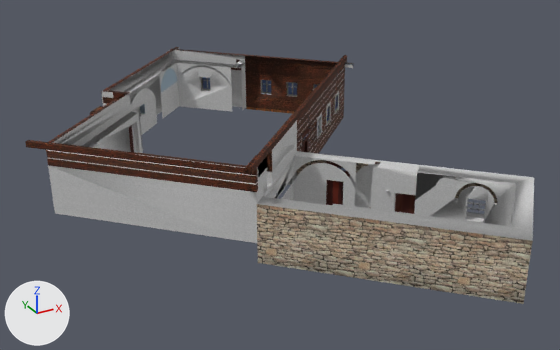
A saved change to the COLLADA model dae/steny_obvodove.dae.
One viewpoint serves both versions: a 50 mm camera at (-17.3, -29.4, 17.2) aimed at (-0.4, 1.2, 1.9). The lights are fixed; the arrows at lower left show +X, +Y and +Z. Where no turn or scale is listed for an object, it has been applied to the vertices. Vertices at the same position are counted once.

Objects in the first picture: 'SketchUp'.
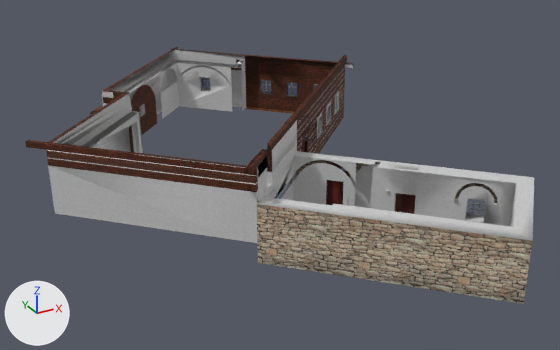
ob_group_0 is not drawn itself; it is the parent of ob_group_1, ob_group_2.
ob_group_3 is not drawn itself; it is the parent of ob_group_4, ob_group_5.
ob_group_15 is not drawn itself; it is the parent of ob_group_16, ob_group_17.

Where the change shows, as pixel boxes (x1, y1, x2, y2) in the pictures (560 x 350 px):
'group_17', moved: before (288, 83, 297, 96); after (287, 83, 297, 96)
'group_16', moved: before (287, 82, 297, 97); after (286, 82, 297, 97)
'group_5', moved: (261, 80, 271, 94) in both
'group_1', moved: before (327, 105, 330, 123); after (327, 105, 331, 124)
part 1 of me_sketchup, cut back: before (58, 57, 177, 136); after (131, 61, 172, 111)
part 2 of me_sketchup, cut back: before (414, 172, 516, 226); after (347, 195, 511, 225)

The change, as a diff of the scene's bpy script:
```diff
--- a/dae/steny_obvodove.dae.py
+++ b/dae/steny_obvodove.dae.py
@@ me_sketchup @@
 # used by ob_sketchup; location = (0.0, 0.0, 0.0)
-me_sketchup.from_pydata(...)  # 3201 vertices, 6023 faces; spans x -11.7..8.3, y -11.5..16.3, z 0.3..5.2
+me_sketchup.from_pydata(...)  # 3096 vertices, 5772 faces; spans x -11.7..8.3, y -11.5..16.3, z 0.3..5.2
+# me_sketchup part 1: 3 vertices moved from x -6.0..-2.7, y 11.3..12.5, z 2.0..4.2 to x -6.0..-2.5, y 11.3..12.7, z 2.0..4.2; 97 vertices removed from x -10.8..-0.3, y 3.5..14.7, z 0.8..4.8; 9 vertices added at x -5.0..-1.5, y 10.2..14.5, z 3.3..4.8
+# me_sketchup part 2: 39 vertices removed from x 3.7..6.7, y -7.2..-4.1, z 0.4..3.2; 6 vertices added at x 0.6..6.7, y -7.2..-2.7, z 0.4..1.8
 me_sketchup.materials.append(mat_cladding_stucco_white_0)
@@ me_sketchup @@
 me_sketchup.materials.append(mat_wood_lumber_buttjoined_3)
-me_sketchup.materials.append(mat_color_m05)  # grey #727272
 me_sketchup.materials.append(mat_color_b08_1)
@@ me_sketchup @@
 me_sketchup.materials.append(mat_black)
-me_sketchup.materials.append(mat_color_m09)  # black #000000
@@ ob_group_0 @@
 ob_group_0.parent = ob_sketchup
-ob_group_0.location = (4.881, 5.52, 3.399)
+ob_group_0.location = (4.905, 5.504, 3.412)
 ob_group_0.rotation_euler = (-1.568, 0.00982, -2.374)  # degrees (-90, 0.6, -136)
@@ ob_group_3 @@
 ob_group_3.parent = ob_sketchup
-ob_group_3.location = (4.029, 11.66, 3.433)
+ob_group_3.location = (3.989, 11.61, 3.433)
 ob_group_3.rotation_euler = (-1.568, 0.00982, -2.374)  # degrees (-90, 0.6, -136)
@@ ob_group_15 @@
 ob_group_15.parent = ob_sketchup
-ob_group_15.location = (5.084, 10.36, 3.437)
+ob_group_15.location = (5.056, 10.33, 3.436)
 ob_group_15.rotation_euler = (-1.568, 0.00982, -2.374)  # degrees (-90, 0.6, -136)
```
